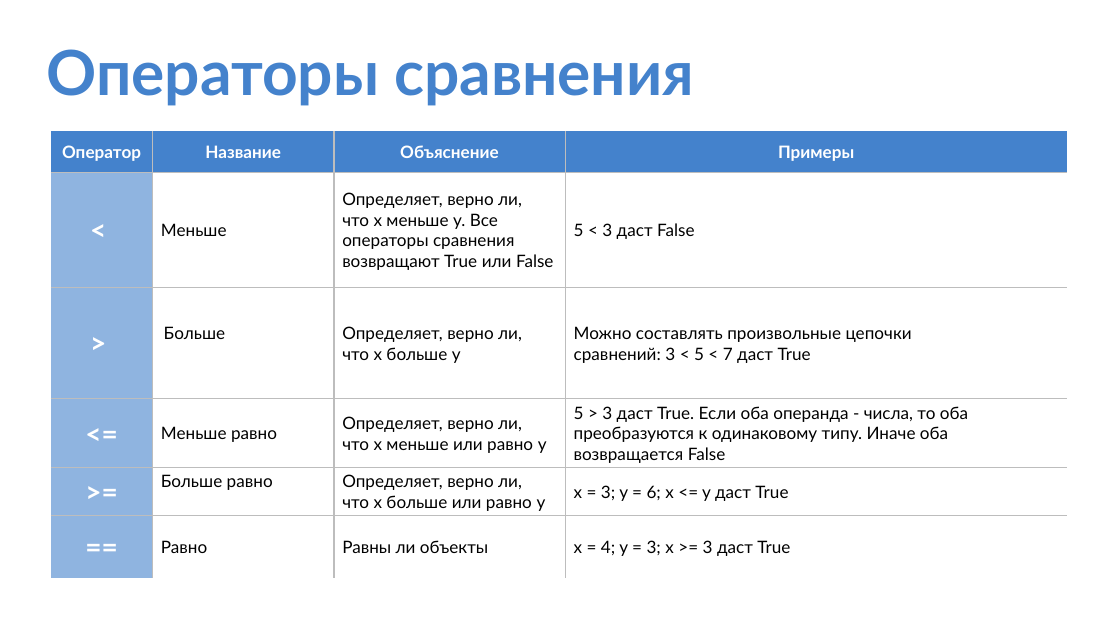
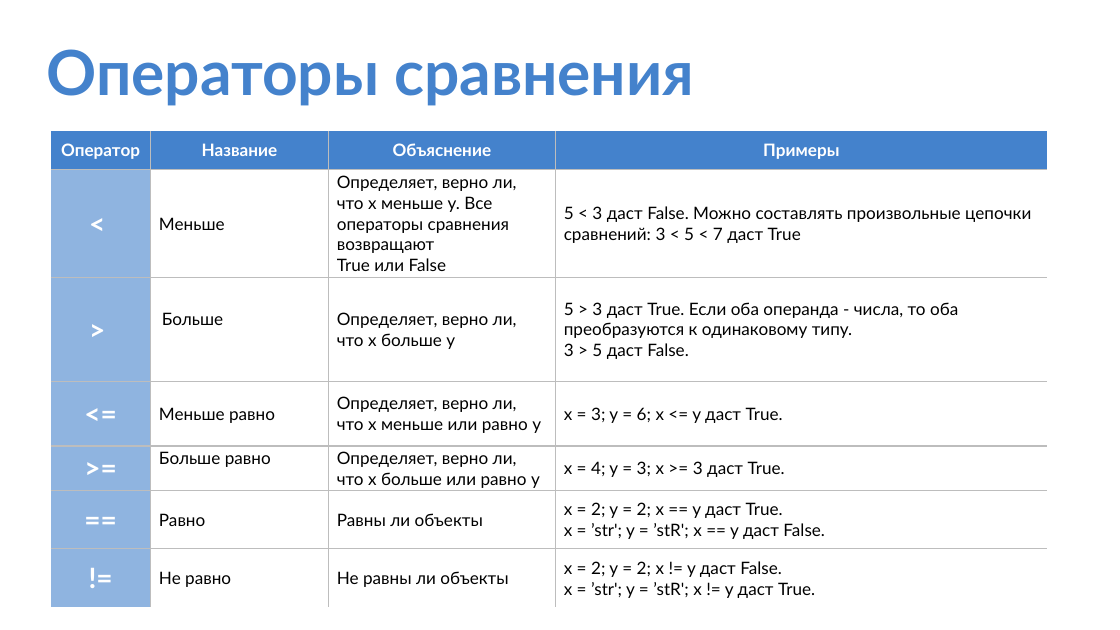
Before and after one commit to Turskov/PythonCourseKupno, a slide deck: slide 5 of Lectures/py_lec_3.pptx. Drawn at 1120x630 pixels with LibreOffice and Linux fonts; fonts in the diff are those of the drawing. Boxes give left, top, right and bottom in pixels: in the first picture for what was removed or moved away, otherwise in the second. Text is boxed around its words. In the diff, an @@ line names an element or a change of style, - is before the commit and + after.

```diff
--- a/Lectures/py_lec_3.pptx
+++ b/Lectures/py_lec_3.pptx
@@ table at box(50, 131, 1047, 607) @@
-row 2: < | Меньше | Определяет, верно ли, что x меньше y. Все операторы сравнения возвращают True или False | 5 < 3 даст False
-row 3: > | Больше | Определяет, верно ли, что x больше y | Можно составлять произвольные цепочки сравнений: 3 < 5 < 7 даст True
-row 4: <= | Меньше равно | Определяет, верно ли, что x меньше или равно y | 5 > 3 даст True. Если оба операнда - числа, то оба преобразуются к одинаковому типу. Иначе оба возвращается False
-row 5: >= | Больше равно | Определяет, верно ли, что x больше или равно y | x = 3; y = 6; x <= y даст True
-row 6: == | Равно | Равны ли объекты | x = 4; y = 3; x >= 3 даст True
+row 2: < | Меньше | Определяет, верно ли, что x меньше y. Все операторы сравнения возвращают True или False | 5 < 3 даст False. Можно составлять произвольные цепочки сравнений: 3 < 5 < 7 даст True
+row 3: > | Больше | Определяет, верно ли, что x больше y | 5 > 3 даст True. Если оба операнда - числа, то оба преобразуются к одинаковому типу. / 3 > 5 даст False.
+row 4: <= | Меньше равно | Определяет, верно ли, что x меньше или равно y | x = 3; y = 6; x <= y даст True.
+row 5: >= | Больше равно | Определяет, верно ли, что x больше или равно y | x = 4; y = 3; x >= 3 даст True.
+row 6: == | Равно | Равны ли объекты | x = 2; y = 2; x == y даст True. / x = ’str'; y = ’stR'; x == y даст False.
+row 7: != | Не равно | Не равны ли объекты | x = 2; y = 2; x != y даст False. / x = ’str'; y = ’stR'; x != y даст True.
@@ table: place and size @@
-table at box(50, 131, 1067, 578)
+table at box(50, 131, 1047, 607)
```
Also in this commit, not shown: 1 other slide changed, 10 other files.
